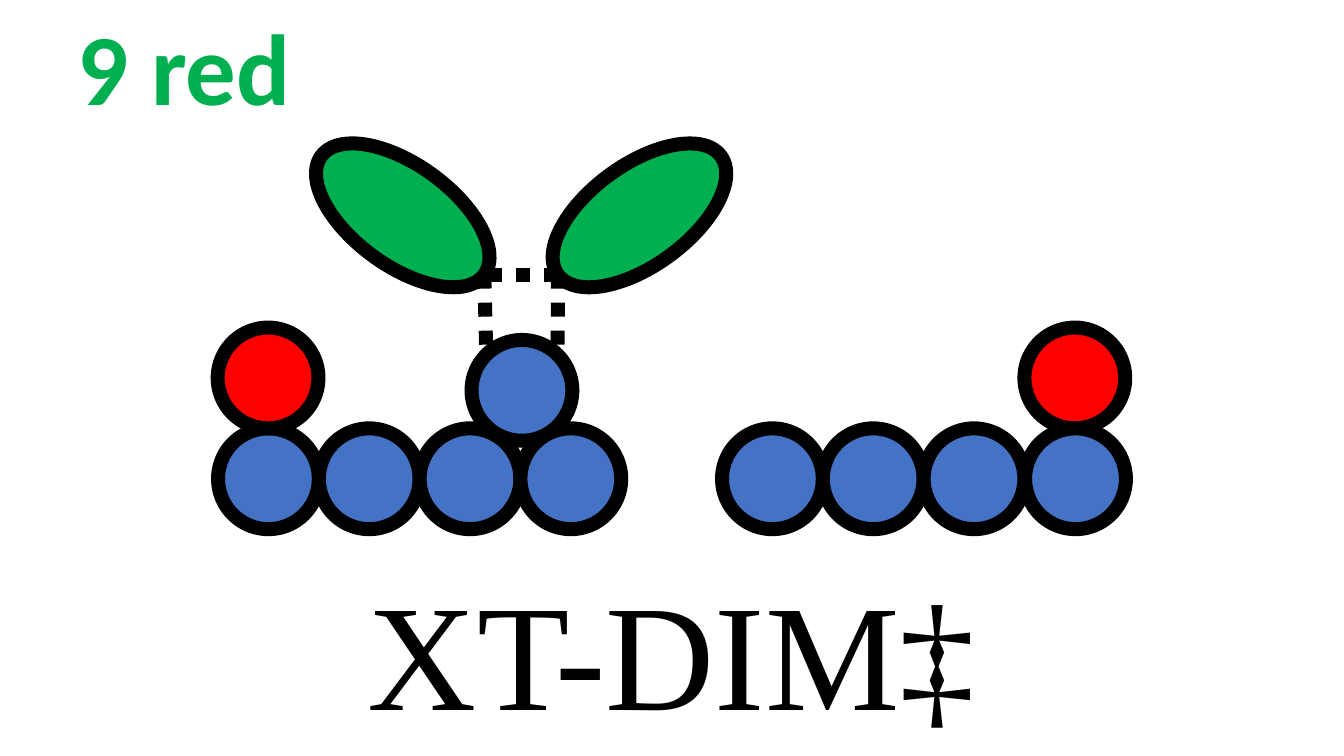
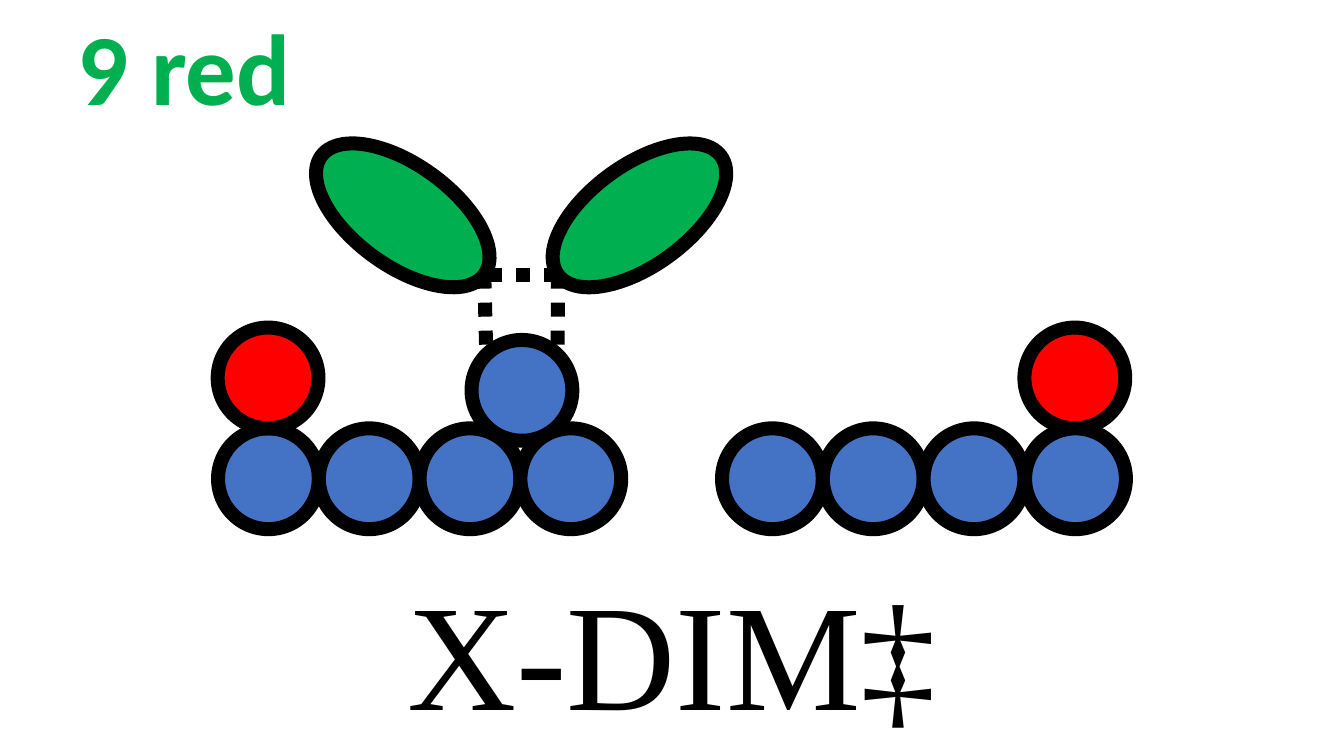
Before and after one commit to rzk1/ullmann, a slide deck: slide 15 of Labels/labels.pptx. Drawn at 1344x756 pixels with LibreOffice and Linux fonts; fonts in the diff are those of the drawing. Boxes give left, top, right and bottom in pixels: in the first picture for what was removed or moved away, otherwise in the second. Text is boxed around its words. In the diff, an @@ line names an element or a change of style, - is before the commit and + after.

```diff
--- a/Labels/labels.pptx
+++ b/Labels/labels.pptx
@@ text at <box>407,605,936,728</box>: text changed @@
-XT-DIM‡
+X-DIM‡
```
Also in this commit, not shown: 9 other slides changed, 25 other files.
